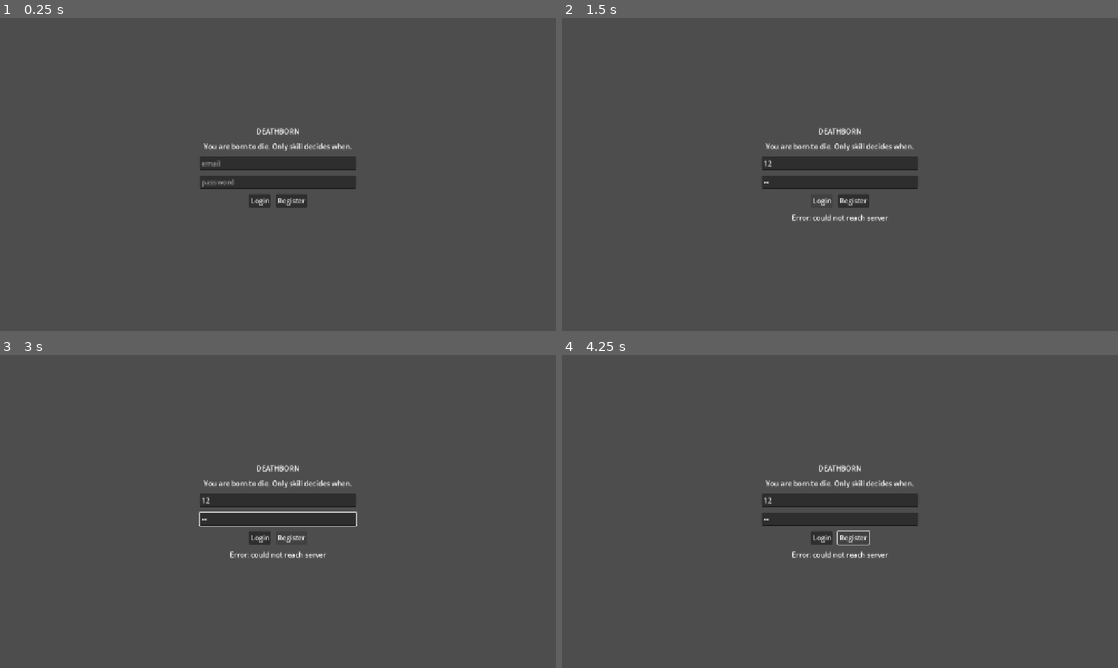
Above: before the commit, frames 1-4 (two rows, left to right).
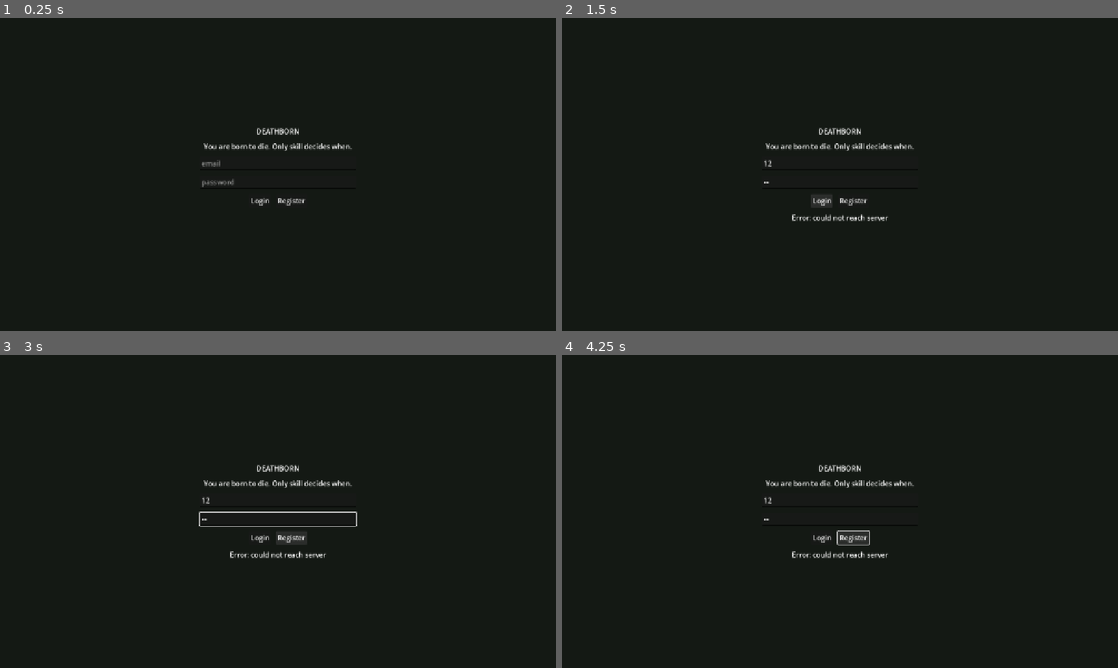
Above: after the commit, the same moments.

Repository: Wolfskii/Deathborn
Game: Godot game, scene res://scenes/Login.tscn
The game is run twice, just before and just after one commit, with the same random seed, the same clock (stepped at 60 frames per second) and the same inputs.
Inputs (mouse positions are in pixels of both pictures, inside the frame that each line leads up to):
- Up to frame 1 (0.25 s): no input
- Up to frame 2 (1.5 s): click (840, 161) at 0.52 s; type "12" at 0.6 s; click (840, 180) at 0.75 s; type "12" at 0.83 s; click "Login" at 1.25 s
- Up to frame 3 (3 s): click "Register" at 2 s; tap Enter at 2.75 s; hold Right (ui_right) from 2.78 s (still down)
- Up to frame 4 (4.25 s): tap Space at 3.5 s; release Right (ui_right) at 3.53 s; hold Down (ui_down) from 3.53 s (still down)

The runs differ from the first frame. In frame 1, 97% of the frame differs, in the area x 0-100%, y 0-100%; in frame 2, 97%; in frame 3, 97%; in frame 4, 97%.

Commit message:
Add HUD and background grid to World scene; update project settings

Diff:
--- a/client/autoload/Net.gd
+++ b/client/autoload/Net.gd
@@ -77,6 +77,7 @@
 		auth_result.emit(false, "not authenticated")
 		return
 	local_id = -1
+	_reset_ws()
 	var url := WS_BASE + "?token=" + _token.uri_encode()
 	var err := _ws.connect_to_url(url)
 	if err == OK:
@@ -84,6 +85,14 @@
 		_prev_state = WebSocketPeer.STATE_CONNECTING
 	else:
 		disconnected.emit()
+
+
+func _reset_ws() -> void:
+	if _ws.get_ready_state() != WebSocketPeer.STATE_CLOSED:
+		_ws.close()
+	_ws = WebSocketPeer.new()
+	_ws_active = false
+	_prev_state = WebSocketPeer.STATE_CLOSED
 
 
 func send_input(dir_x: float, dir_y: float) -> void:
--- a/client/project.godot
+++ b/client/project.godot
@@ -31,3 +31,7 @@
 [dotnet]
 
 project/assembly_name="Deathborn"
+
+[rendering]
+
+environment/defaults/default_clear_color=Color(0.08, 0.1, 0.08, 1)
--- a/client/scenes/Login.gd
+++ b/client/scenes/Login.gd
@@ -34,18 +34,32 @@
 	_status.text = "Entering world..."
 	Net.welcome.connect(_go_world, CONNECT_ONE_SHOT)
 	Net.need_character.connect(_go_character_create, CONNECT_ONE_SHOT)
+	Net.disconnected.connect(_on_world_connect_failed, CONNECT_ONE_SHOT)
 	Net.connect_world()
 
 
-func _go_world(_id: int, _x: float, _y: float, _char_name: String) -> void:
+func _on_world_connect_failed() -> void:
+	_clear_world_listeners()
+	_status.text = "Error: could not connect to world server (check server logs)"
+	_set_enabled(true)
+
+
+func _clear_world_listeners() -> void:
+	if Net.welcome.is_connected(_go_world):
+		Net.welcome.disconnect(_go_world)
 	if Net.need_character.is_connected(_go_character_create):
 		Net.need_character.disconnect(_go_character_create)
+	if Net.disconnected.is_connected(_on_world_connect_failed):
+		Net.disconnected.disconnect(_on_world_connect_failed)
+
+
+func _go_world(_id: int, _x: float, _y: float, _char_name: String) -> void:
+	_clear_world_listeners()
 	get_tree().change_scene_to_file("res://scenes/World.tscn")
 
 
 func _go_character_create() -> void:
-	if Net.welcome.is_connected(_go_world):
-		Net.welcome.disconnect(_go_world)
+	_clear_world_listeners()
 	get_tree().change_scene_to_file("res://scenes/CharacterCreate.tscn")
 
 
--- a/client/scenes/World.gd
+++ b/client/scenes/World.gd
@@ -8,16 +8,19 @@
 @onready var _camera: Camera2D = $Camera2D
 @onready var _players_root: Node2D = $Players
 @onready var _status: Label = $UI/Status
+@onready var _hud: Label = $UI/Hud
 
 var _players := {} # id (int) -> Player node
 var _send_accum := 0.0
 var _last_dir := Vector2.ZERO
+var _local_pos := Vector2.ZERO
 
 
 func _ready() -> void:
 	Net.snapshot.connect(_on_snapshot)
 	Net.disconnected.connect(_on_disconnected)
 	_status.text = "Connected. Move with WASD / arrow keys."
+	_update_hud(Vector2.ZERO, Vector2.ZERO)
 
 
 func _process(delta: float) -> void:
@@ -34,7 +37,17 @@
 		Net.send_input(dir.x, dir.y)
 
 	if Net.local_id != -1 and _players.has(Net.local_id):
-		_camera.position = _players[Net.local_id].position
+		var local_player = _players[Net.local_id]
+		_camera.position = local_player.position
+		_local_pos = local_player.position
+		_update_hud(_local_pos, _last_dir)
+
+
+func _update_hud(pos: Vector2, dir: Vector2) -> void:
+	var moving := "moving" if dir.length() > 0.05 else "idle"
+	_hud.text = "Position: (%d, %d)   Input: (%+.1f, %+.1f)   %s" % [
+		int(round(pos.x)), int(round(pos.y)), dir.x, dir.y, moving
+	]
 
 
 func _on_snapshot(players: Array) -> void:
--- a/client/scenes/World.tscn
+++ b/client/scenes/World.tscn
@@ -1,9 +1,13 @@
-[gd_scene load_steps=2 format=3]
+[gd_scene load_steps=3 format=3]
 
 [ext_resource type="Script" path="res://scenes/World.gd" id="1_world"]
+[ext_resource type="Script" path="res://scripts/WorldBackground.gd" id="2_bg"]
 
 [node name="World" type="Node2D"]
 script = ExtResource("1_world")
+
+[node name="Background" type="Node2D" parent="."]
+script = ExtResource("2_bg")
 
 [node name="Camera2D" type="Camera2D" parent="."]
 
@@ -15,5 +19,12 @@
 offset_left = 12.0
 offset_top = 12.0
 offset_right = 700.0
-offset_bottom = 40.0
+offset_bottom = 36.0
 text = "Connecting..."
+
+[node name="Hud" type="Label" parent="UI"]
+offset_left = 12.0
+offset_top = 40.0
+offset_right = 900.0
+offset_bottom = 64.0
+text = "Position: (0, 0)"
--- a/client/scripts/Player.gd
+++ b/client/scripts/Player.gd
@@ -9,6 +9,7 @@
 
 var target_pos := Vector2.ZERO
 var is_local := false
+var move_dir := Vector2.ZERO
 
 var _label: Label
 
@@ -32,14 +33,25 @@
 
 
 func set_target(pos: Vector2) -> void:
+	if pos.distance_squared_to(target_pos) > 0.01:
+		move_dir = (pos - position).normalized()
 	target_pos = pos
 
 
 func _process(delta: float) -> void:
+	var prev := position
 	position = position.lerp(target_pos, clampf(delta * LERP_SPEED, 0.0, 1.0))
+	if is_local and position.distance_squared_to(prev) > 0.01:
+		queue_redraw()
 
 
 func _draw() -> void:
 	var col := Color(0.35, 0.8, 1.0) if is_local else Color(1.0, 0.45, 0.35)
 	draw_circle(Vector2.ZERO, RADIUS, col)
 	draw_arc(Vector2.ZERO, RADIUS, 0.0, TAU, 32, Color(0, 0, 0, 0.6), 2.0)
+
+	# Facing / movement hint for the local player.
+	if is_local and move_dir.length_squared() > 0.01:
+		var tip := move_dir * (RADIUS + 10.0)
+		draw_line(Vector2.ZERO, tip, Color(1.0, 1.0, 1.0, 0.9), 3.0)
+		draw_circle(tip, 3.0, Color(1.0, 1.0, 1.0, 0.9))
--- /dev/null
+++ b/client/scripts/WorldBackground.gd
@@ -0,0 +1,49 @@
+extends Node2D
+## Draws a large ground plane and grid so movement is easy to read against a
+## fixed reference. World-space (not camera-attached) so the player visibly
+## crosses grid lines as they move.
+
+const HALF_EXTENT := 2400.0
+const CELL := 64.0
+
+const GROUND := Color(0.18, 0.28, 0.16)
+const CELL_A := Color(0.20, 0.32, 0.18)
+const CELL_B := Color(0.16, 0.25, 0.14)
+const GRID := Color(0.32, 0.45, 0.28, 0.55)
+const ORIGIN := Color(1.0, 0.85, 0.2, 0.9)
+
+
+func _ready() -> void:
+	z_index = -10
+	queue_redraw()
+
+
+func _draw() -> void:
+	var extent := HALF_EXTENT
+	draw_rect(Rect2(-extent, -extent, extent * 2.0, extent * 2.0), GROUND)
+
+	# Checkerboard cells make motion obvious even before crossing a grid line.
+	var cols := int((extent * 2.0) / CELL) + 1
+	var rows := cols
+	var start_x := -extent
+	var start_y := -extent
+	for row in rows:
+		for col in cols:
+			var col_color := CELL_A if (row + col) % 2 == 0 else CELL_B
+			draw_rect(
+				Rect2(start_x + col * CELL, start_y + row * CELL, CELL, CELL),
+				col_color
+			)
+
+	# Major grid lines every cell.
+	for i in range(cols + 1):
+		var x := start_x + i * CELL
+		draw_line(Vector2(x, -extent), Vector2(x, extent), GRID, 1.0)
+	for i in range(rows + 1):
+		var y := start_y + i * CELL
+		draw_line(Vector2(-extent, y), Vector2(extent, y), GRID, 1.0)
+
+	# Spawn / origin marker.
+	draw_line(Vector2(-24, 0), Vector2(24, 0), ORIGIN, 2.0)
+	draw_line(Vector2(0, -24), Vector2(0, 24), ORIGIN, 2.0)
+	draw_arc(Vector2.ZERO, 8.0, 0.0, TAU, 24, ORIGIN, 2.0)
Not shown, added: client/scripts/WorldBackground.gd.uid
Not shown, changed: server/cmd/deathborn/main.go
Not shown, changed: server/internal/auth/handlers.go
Not shown, changed: server/internal/net/client.go
Not shown, added: server/internal/net/logging.go
